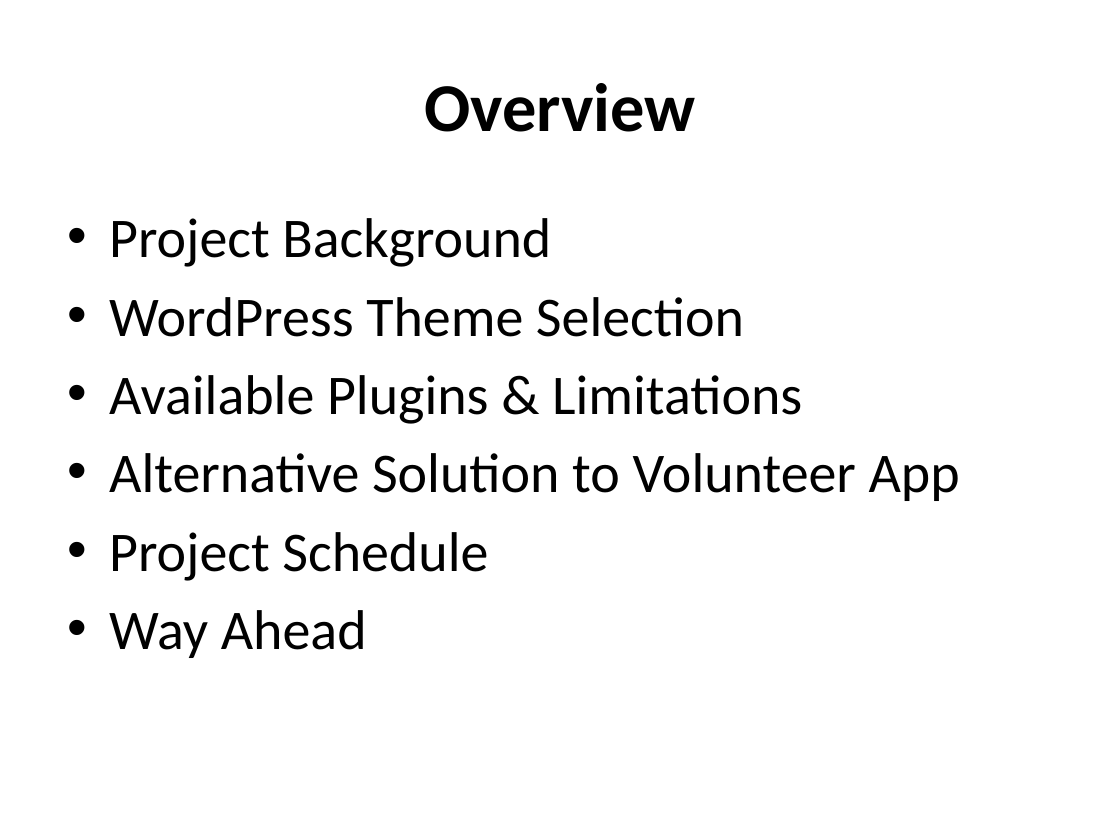
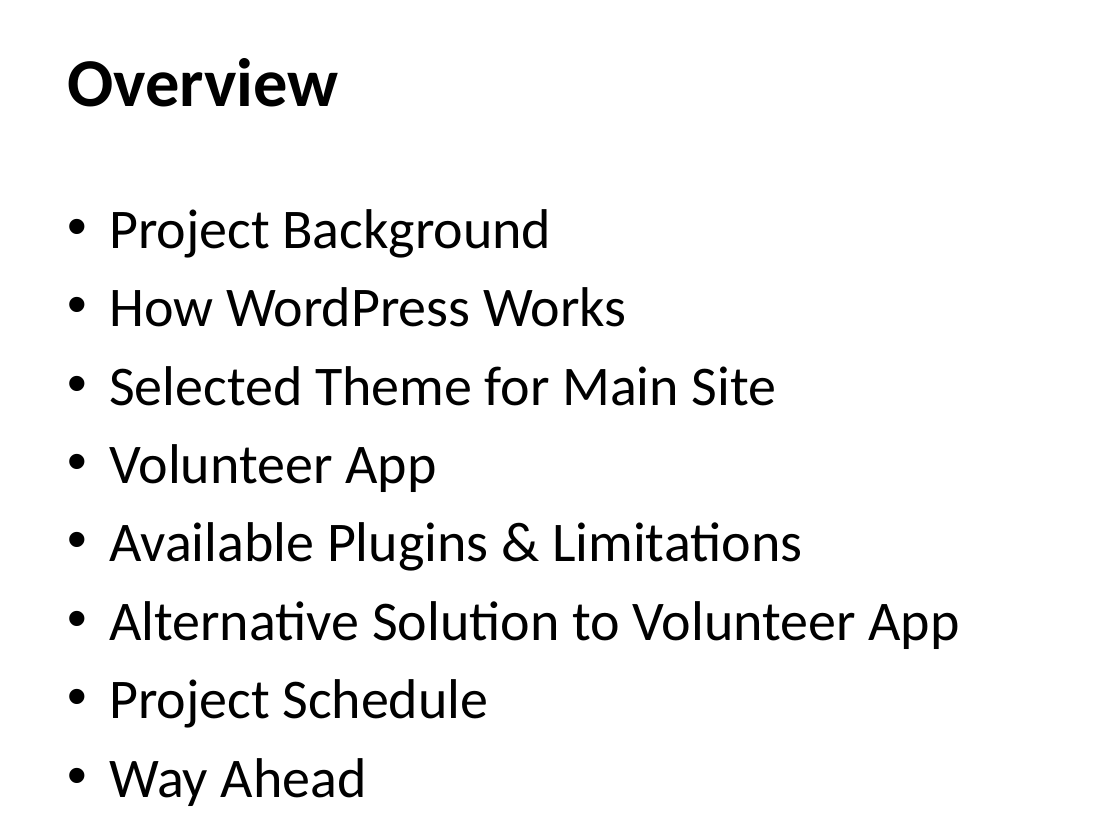
Before and after one commit to ehsantos11/MIST7590-Smithgall-Project, a slide deck: slide 2 of SGW Project Update 24Jan18.pptx. Drawn at 1120x840 pixels with LibreOffice and Linux fonts; fonts in the diff are those of the drawing; background and template pictures are left out. Boxes give left, top, right and bottom in pixels: in the first picture for what was removed or moved away, otherwise in the second. Text is boxed around its words. In the diff, an @@ line names an element or a change of style, - is before the commit and + after.

Commit message:
Updated slides for Project Update 24Jan18

```diff
--- a/SGW Project Update 24Jan18.pptx
+++ b/SGW Project Update 24Jan18.pptx
@@ title "Overview": place and size @@
-title "Overview" at bbox=[424, 83, 696, 132]
+title "Overview" at bbox=[67, 58, 339, 107]
@@ title "Overview" at bbox=[67, 58, 339, 107]: alignment centre to left @@
@@ text "Project Background": place and size @@
-text "Project Background" at bbox=[109, 218, 960, 658]
+text "Project Background" at bbox=[109, 209, 960, 806]
@@ text at bbox=[109, 287, 777, 492]: text changed @@
-• WordPress Theme Selection
+• How WordPress Works
+• Selected Theme for Main Site
+• Volunteer App
```
Also in this commit, not shown: 6 other slides changed, 4 slides added, 1 slide removed.
